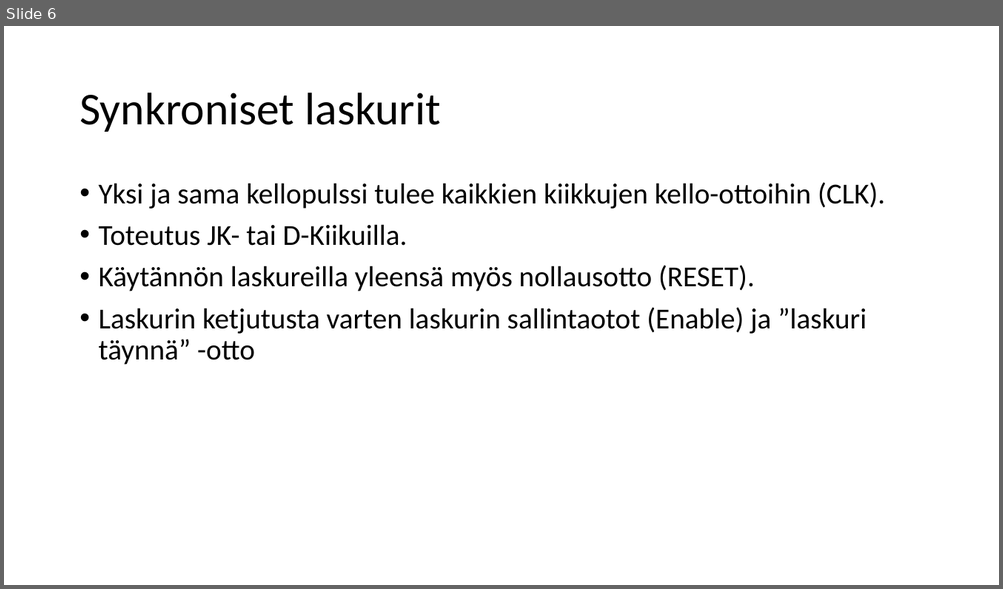
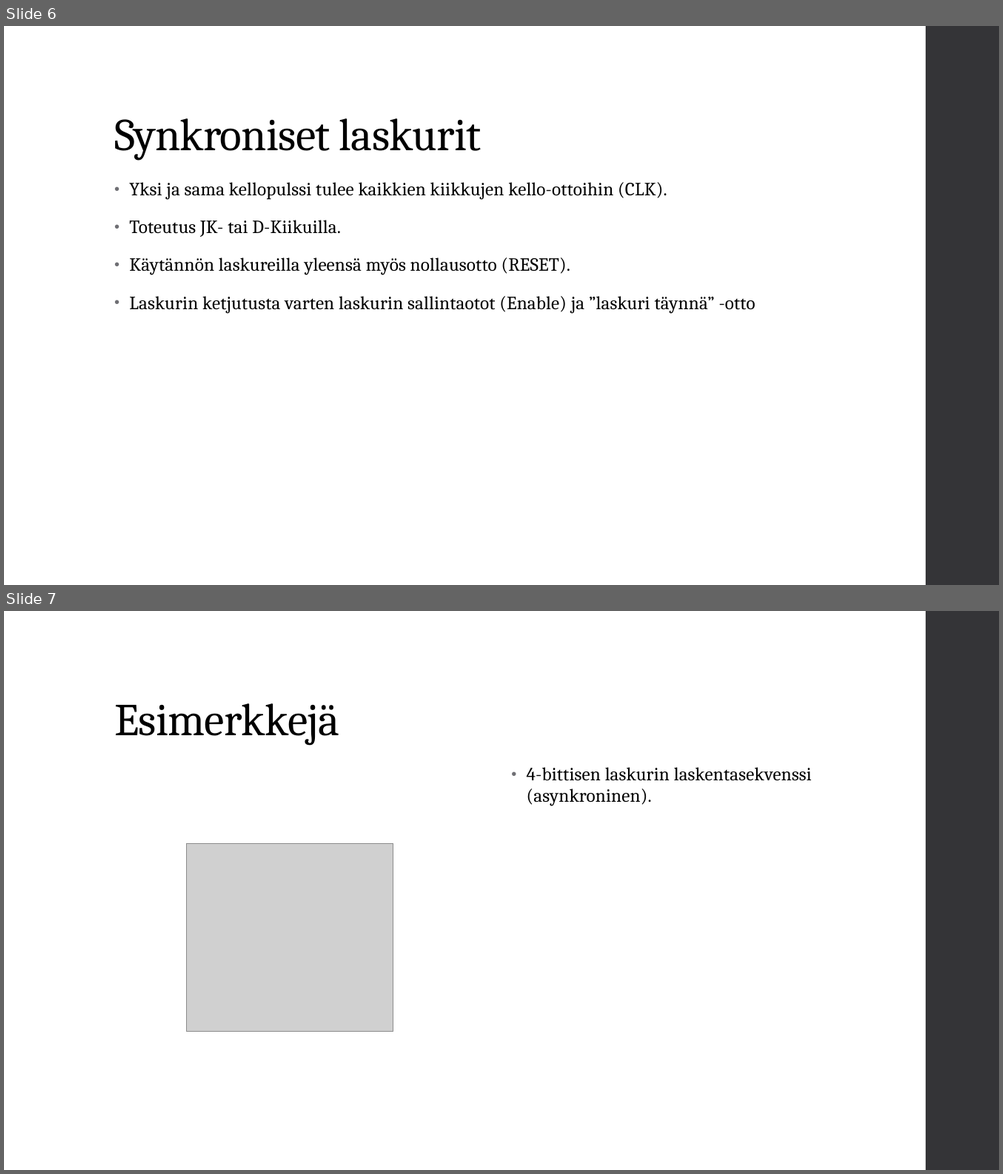
Before and after one commit to ArttuHeinonen/rekisteriLaskurit-digi2013, a slide deck: Rekisterit ja laskurit.pptx. Shown one above the other, each under a label of ours: slide 6 before the commit, slides 6 and 7 after it. The pictures are 1003x589 and 1003x1174 pixels, drawn with LibreOffice and Linux fonts; fonts in the diff are those of the drawing; grey boxes stand for pictures. Boxes give left, top, right and bottom in pixels: in the first picture for what was removed or moved away, otherwise in the second. Text is boxed around its words. In the diff, an @@ line names an element or a change of style, - is before the commit and + after.

Commit message:
Laskurit 1.1
Päivityksenä esimerkit

```diff
--- a/Rekisterit ja laskurit.pptx
+++ b/Rekisterit ja laskurit.pptx
@@ slide 7 added at (x1=4, y1=611, x2=999, y2=1170), background #FFFFFF; not listed: 1 template element that a slide beside it also shows @@
@@ title added at (x1=114, y1=703, x2=339, y2=745), 44 pt, text #000000 @@
+Esimerkkejä
@@ text added at (x1=526, y1=767, x2=811, y2=806), 18 pt, text #000000 @@
+• 4-bittisen laskurin laskentasekvenssi (asynkroninen).
@@ picture added at (x1=186, y1=844, x2=392, y2=1032) @@
@@ slide 6 changed as well @@
@@ rectangle added at (x1=925, y1=26, x2=999, y2=585), fill #353537 @@
@@ title "Synkroniset laskurit" moved from (x1=79, y1=93, x2=441, y2=132) to (x1=114, y1=118, x2=481, y2=160) @@
@@ title "Synkroniset laskurit" at (x1=114, y1=118, x2=481, y2=160): font Calibri to Cambria, letter spacing 0 to -0.5 pt; vertical alignment middle to bottom @@
@@ text "Yksi ja sama kellopulssi tulee ..." moved from (x1=99, y1=182, x2=885, y2=365) to (x1=129, y1=182, x2=755, y2=314) @@
@@ text "Yksi ja sama kellopulssi tulee ..." at (x1=129, y1=182, x2=755, y2=314): size 28 to 18 pt, font Calibri to Cambria, letter spacing 0 to 0.1 pt; indent changed; line spacing 0.9 to 0.95; more space between paragraphs @@
```
Also in this commit, not shown: 4 other slides changed, 2 other slides added, 1 slide removed.
